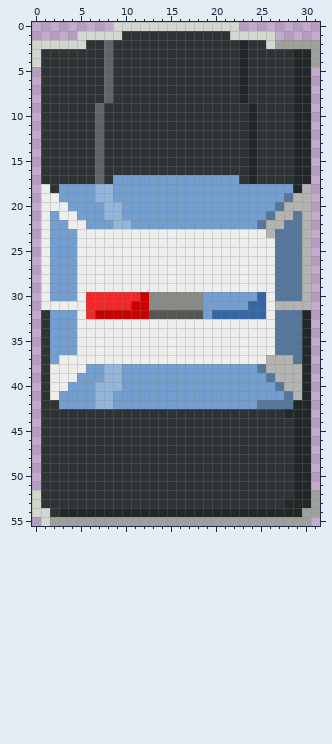
Two states of a pixel-art file, core/assets-src/sprites/vehicles/police.ase. The picture above is the old version.
32x56 pixels, 1 frame.
New version:
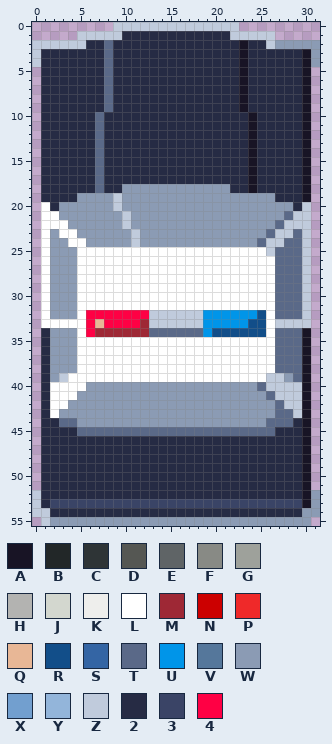
Palette (. is transparent): A #181425  B #222728  C #2e3436  D #555753  E #5f6466  F #888a85  G #9ea19b  H #b3b3b1  J #d3d7cf  K #eeeeec  L #ffffff  M #9e2835  N #cc0000  P #ef2929  Q #e8b796  R #124e89  S #3465a4  T #5a6988  U #0095e9  V #55779b  W #8b9bb4  X #729fcf  Y #93b5da  Z #c0cbdc  2 #262b44  3 #3a4466  4 #ff0044
The edit:
Changed rows in their new state; - is an unchanged pixel.
first column x 0:
 0 ---------ZZZZZZZZZZZZZZ---------
 1 -----ZZZZZ222222222222ZZZZZ-----
 2 ZZZZZZ22T22222222222222A22ZWWWWW
 3 Z2222222T22222222222222A222222AW
 4 Z2222222T22222222222222A222222AW
 5 -2222222T22222222222222A222222A-
 6 -2222222T22222222222222A222222A-
 7 -2222222T22222222222222A222222A-
 8 -2222222T22222222222222A222222A-
 9 -2222222T22222222222222A222222A-
10 -222222T2222222222222222A22222A-
11 -222222T2222222222222222A22222A-
12 -222222T2222222222222222A22222A-
13 -222222T2222222222222222A22222A-
14 -222222T2222222222222222A22222A-
15 -222222T2222222222222222A22222A-
16 -222222T2222222222222222A22222A-
17 -222222T2222222222222222A22222A-
18 -222222T22WWWWWWWWWWWW22A22222A-
19 -2222WWWWZWWWWWWWWWWWWWWWWW222A-
20 -L2WWWWWWZWWWWWWWWWWWWWWWWWWW2Z-
21 -LLWWWWWWWZWWWWWWWWWWWWWWWWWTZZ-
22 -LLLWWWWWWZWWWWWWWWWWWWWWWWTZZZ-
23 -LWLLWWWWWWZWWWWWWWWWWWWWWTZZTZ-
24 -LWWLLWWWWWZWWWWWWWWWWWWWTZZTTZ-
25 -LWWWLLLLLLLLLLLLLLLLLLLLLZTTTZ-
26 -LWWWLLLLLLLLLLLLLLLLLLLLLLTTTZ-
27 -LWWWLLLLLLLLLLLLLLLLLLLLLLTTTZ-
28 -LWWWLLLLLLLLLLLLLLLLLLLLLLTTTZ-
29 -LWWWLLLLLLLLLLLLLLLLLLLLLLTTTZ-
30 -LWWWLLLLLLLLLLLLLLLLLLLLLLTTTZ-
31 -LWWWLLLLLLLLLLLLLLLLLLLLLLTTTZ-
32 -LWWWL4444444ZZZZZZUUUUUURLTTTZ-
33 -LLLLL4Q4444MZZZZZZUUUUURRLZZZZ-
34 -2WWWL4MMMMMMTTTTTTURRRRRRLTTTA-
35 -2WWWLLLLLLLLLLLLLLLLLLLLLLTTTA-
36 -2WWWLLLLLLLLLLLLLLLLLLLLLLTTTA-
37 -2WWWLLLLLLLLLLLLLLLLLLLLLLTTTA-
38 -2WWWLLLLLLLLLLLLLLLLLLLLLLTTTA-
39 -2WZLLLLLLLLLLLLLLLLLLLLLLZZWTA-
40 -2LLLLWWWWWWWWWWWWWWWWWWWTZZZZA-
41 -2LLLWWWWWWWWWWWWWWWWWWWWWTZZZA-
42 -2LLWWWWWWWWWWWWWWWWWWWWWWWTZZA-
43 -2LWWWWWWWWWWWWWWWWWWWWWWWWTTZA-
44 -22TTWWWWWWWWWWWWWWWWWWWWWTTT2A-
45 -2222TTTTTTTTTTTTTTTTTTTTTT222A-
46 -22222222222222222222222222222A-
47 -22222222222222222222222222222A-
48 -22222222222222222222222222222A-
49 -22222222222222222222222222222A-
50 -22222222222222222222222222222A-
51 -22222222222222222222222222222A-
52 Z22222222222222222222222222222AW
53 Z23333333333333333333333333333AW
54 ZZ2222222222222222222222222222WW
55 -ZWWWWWWWWWWWWWWWWWWWWWWWWWWWWW-
Boxes around the changes in both pictures, in picture pixels (x1, y1, x2, y2):
changed: (32, 22, 320, 526)
